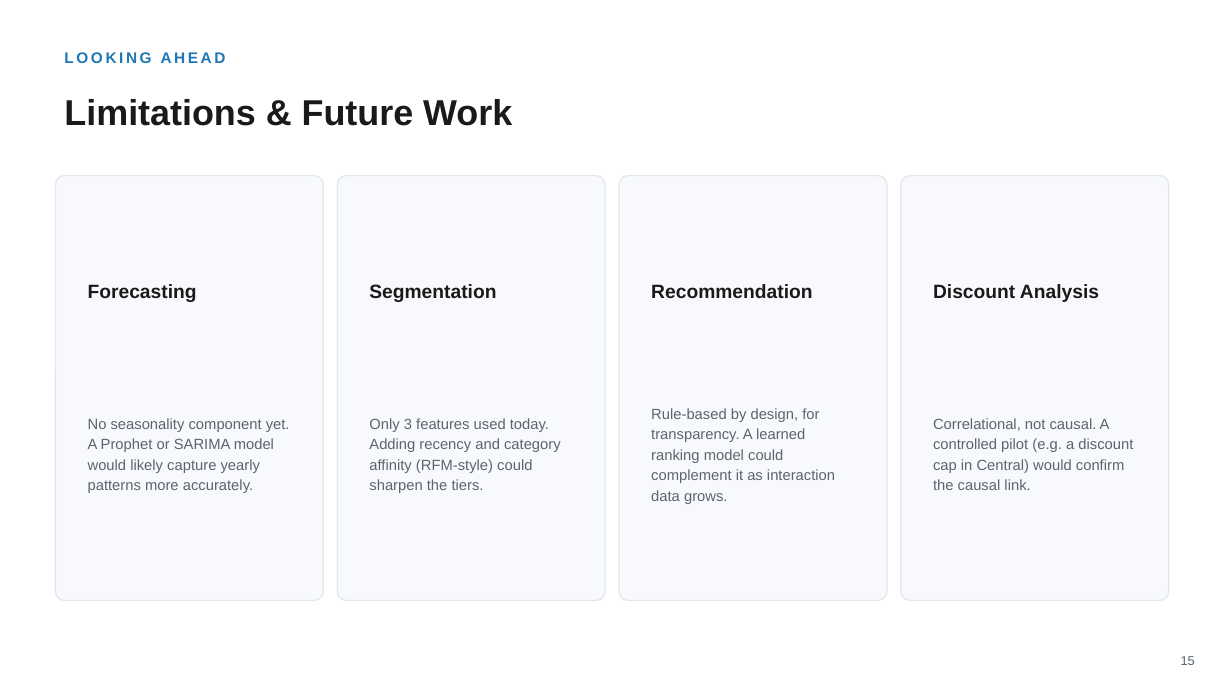
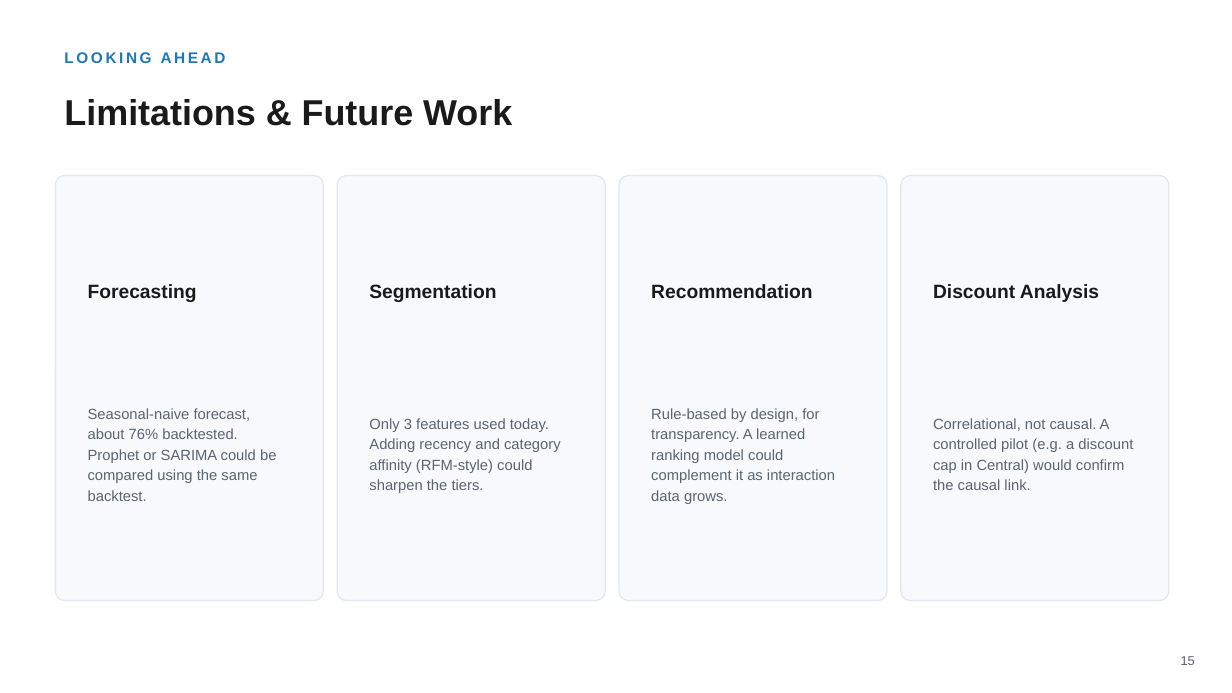
Before and after one commit to RaipallyArjun/Retail-Intelligence-Platform, a slide deck: slide 16 of reports/Presentation.pptx. Drawn at 1232x693 pixels with LibreOffice and Linux fonts; fonts in the diff are those of the drawing. Boxes give left, top, right and bottom in pixels: in the first picture for what was removed or moved away, otherwise in the second. Text is boxed around its words. In the diff, an @@ line names an element or a change of style, - is before the commit and + after.

Commit message:
Update report, slides and dashboard pages: seasonal forecast, corrected metrics

```diff
--- a/reports/Presentation.pptx
+++ b/reports/Presentation.pptx
@@ text at (x1=88, y1=408, x2=276, y2=501): text changed @@
-No seasonality component yet. A Prophet or SARIMA model would likely capture yearly patterns more accurately.
+Seasonal-naive forecast, about 76% backtested. Prophet or SARIMA could be compared using the same backtest.
```
Also in this commit, not shown: 6 other slides changed, 3 other files.
